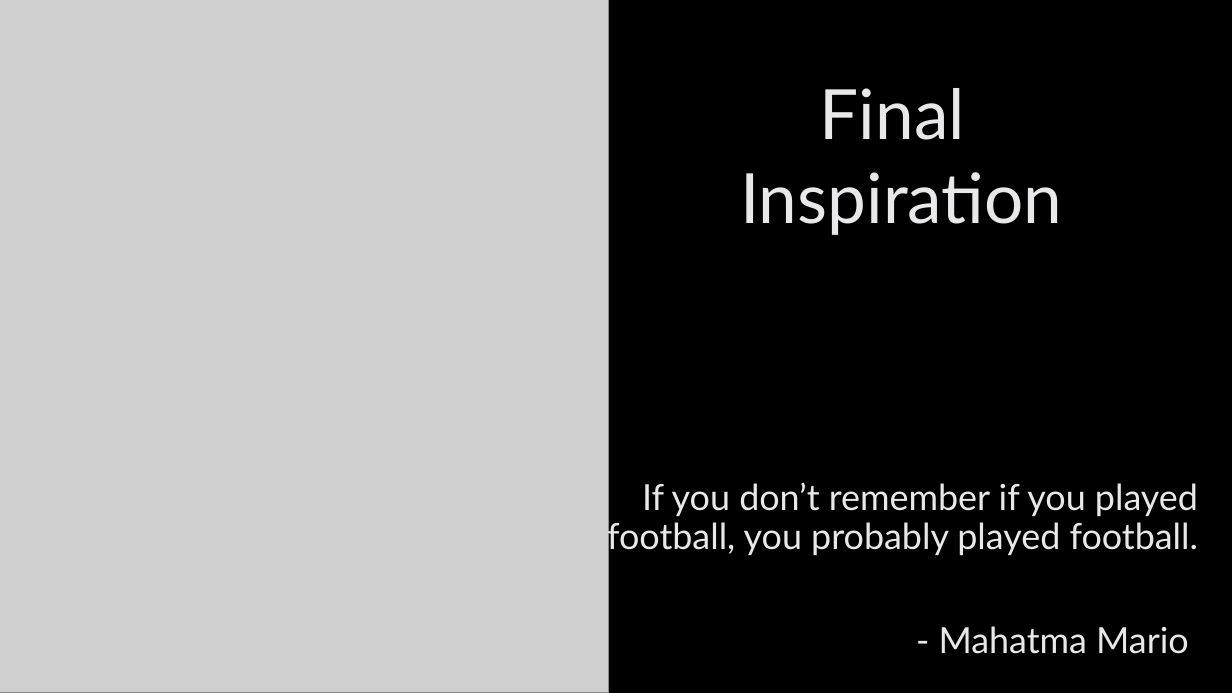
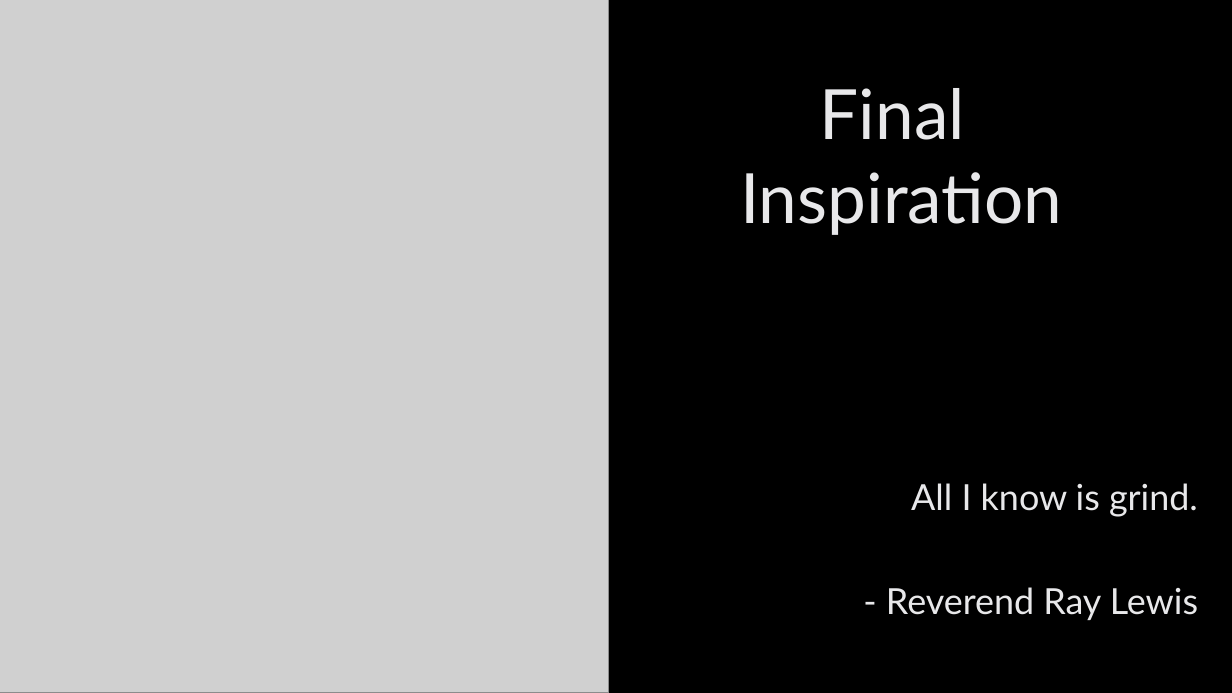
Before and after one commit to SuperMarioGiacomazzo/STOR390_WEBSITE, a slide deck: slide 11 of Slides/Football 2/Footballl_2_Lecture.pptx (slide 4 before the commit). Drawn at 1232x693 pixels with LibreOffice and Linux fonts; fonts in the diff are those of the drawing; grey boxes stand for pictures; background and template pictures are left out. Boxes give left, top, right and bottom in pixels: in the first picture for what was removed or moved away, otherwise in the second. Text is boxed around its words. In the diff, an @@ line names an element or a change of style, - is before the commit and + after.

Commit message:
Lecture 2 Commit

```diff
--- a/Slides/Football 2/Footballl_2_Lecture.pptx
+++ b/Slides/Football 2/Footballl_2_Lecture.pptx
@@ text at bbox=[886, 483, 1198, 620]: text changed @@
-If you don’t remember if you played football, you probably played football.
-- Mahatma Mario
+All I know is grind.
+- Reverend Ray Lewis
```
Also in this commit, not shown: 1 other slide changed, 9 slides added, 2 slides removed, 3 other files.
